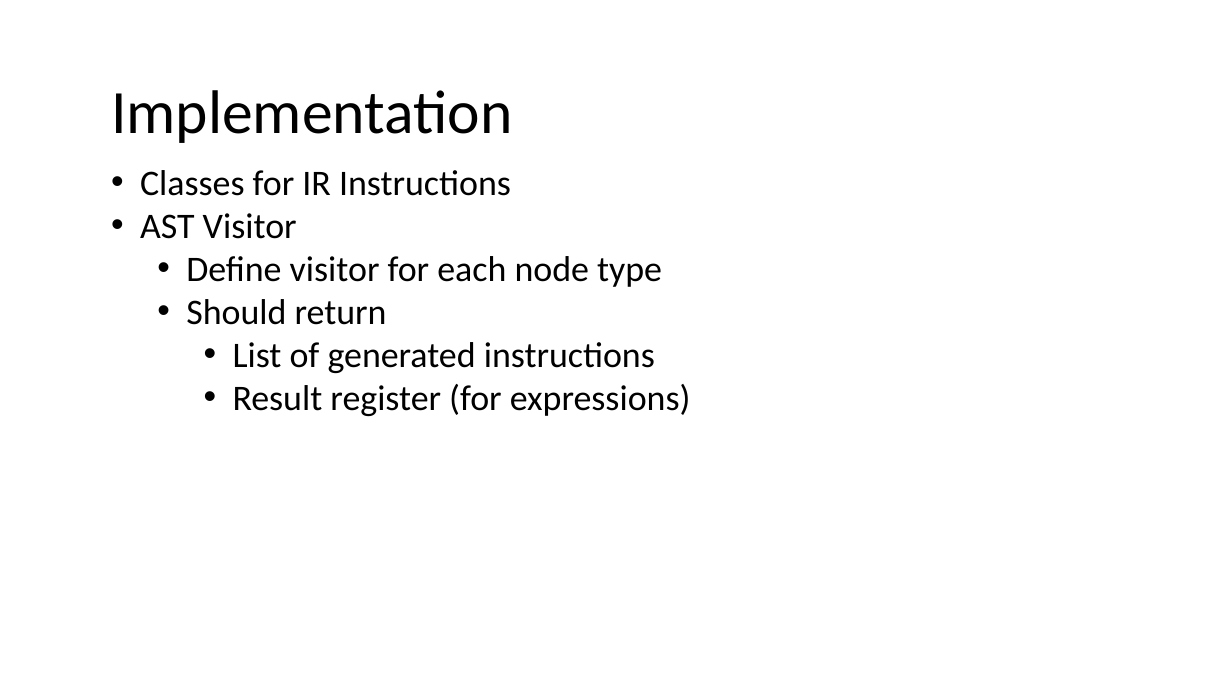
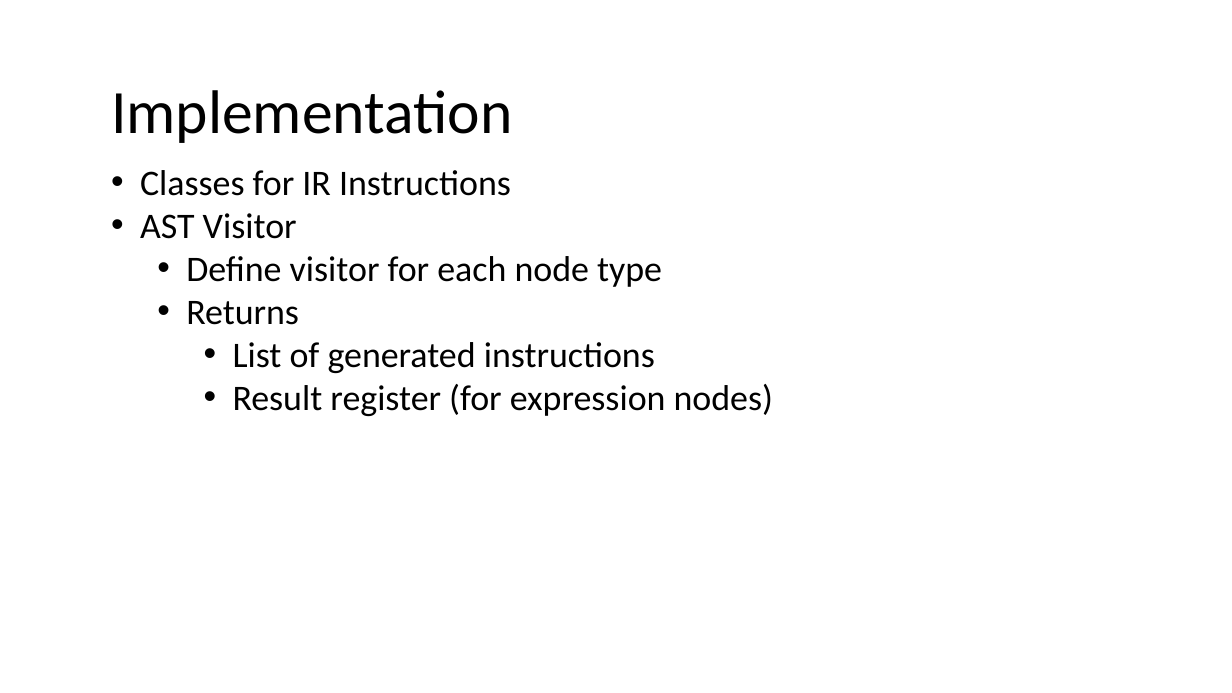
Before and after one commit to nivshani/compilation, a slide deck: slide 59 of slides/IR.pptx (slide 43 before the commit). Drawn at 1232x693 pixels with LibreOffice and Linux fonts; fonts in the diff are those of the drawing. Boxes give left, top, right and bottom in pixels: in the first picture for what was removed or moved away, otherwise in the second. Text is boxed around its words. In the diff, an @@ line names an element or a change of style, - is before the commit and + after.

```diff
--- a/slides/IR.pptx
+++ b/slides/IR.pptx
@@ text at (x1=186, y1=301, x2=299, y2=325): text changed @@
-  • Should return
+  • Returns
@@ text at (x1=233, y1=384, x2=773, y2=416): text changed @@
-    • Result register (for expressions)
+    • Result register (for expression nodes)
```
Also in this commit, not shown: 33 other slides changed, 16 slides added, 2 slides removed, 1 other file.
